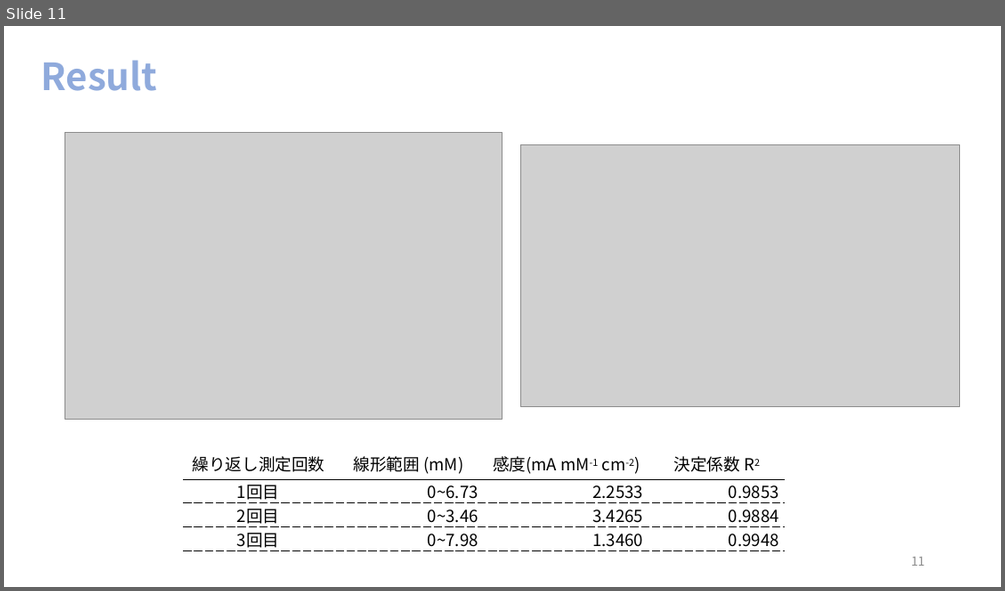
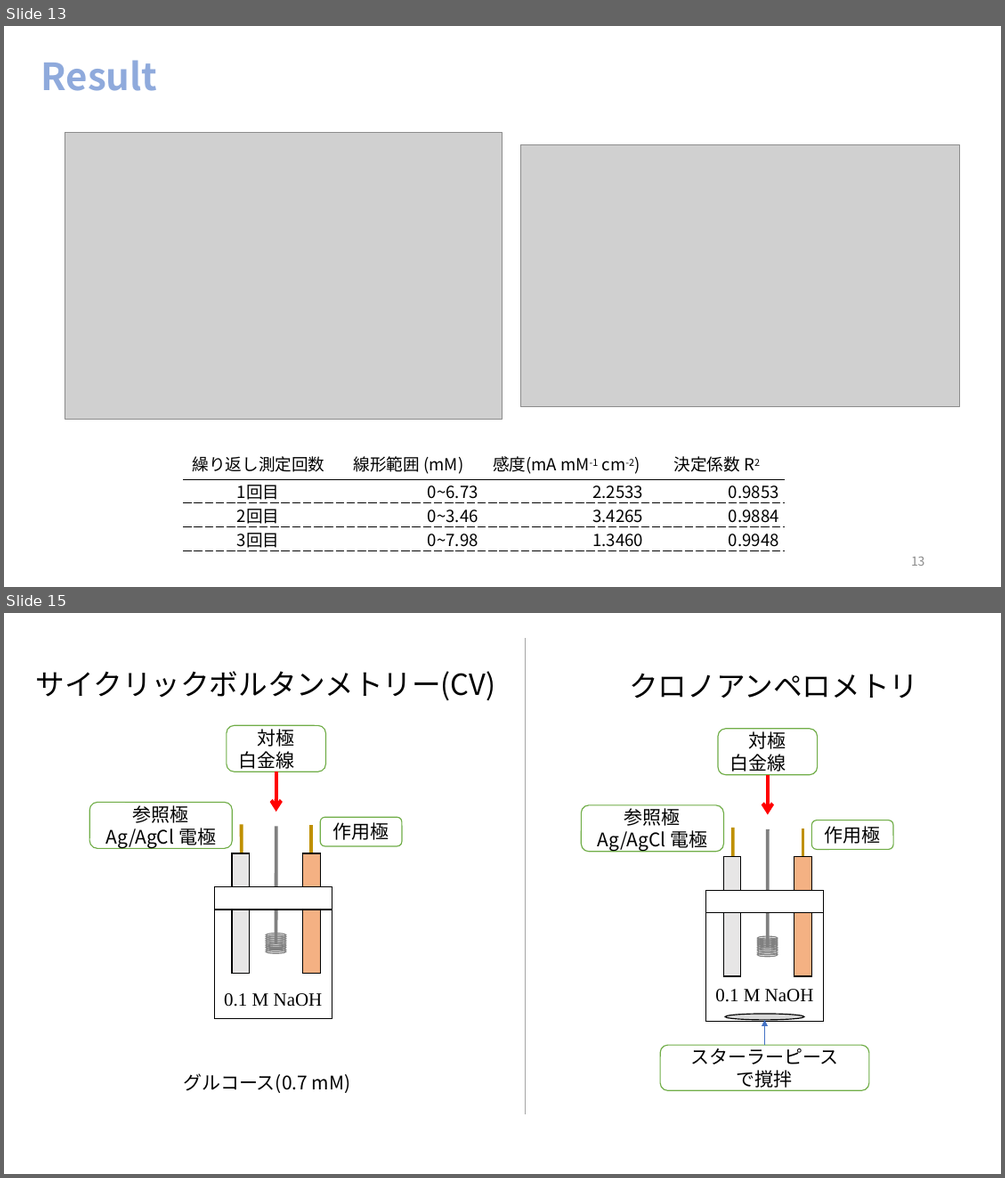
Before and after one commit to akidon0000/graduation-thesis, a slide deck: 発表スライド/卒論スライド 松山晃大.pptx. Shown one above the other, each under a label of ours: slide 11 before the commit, slides 13 and 15 after it; the slides between them are not shown. The pictures are 1005x591 and 1005x1178 pixels, drawn with LibreOffice and Linux fonts; fonts in the diff are those of the drawing; grey boxes stand for pictures. Boxes give left, top, right and bottom in pixels: in the first picture for what was removed or moved away, otherwise in the second. Text is boxed around its words. In the diff, an @@ line names an element or a change of style, - is before the commit and + after.

```diff
--- a/発表スライド/卒論スライド 松山晃大.pptx
+++ b/発表スライド/卒論スライド 松山晃大.pptx
@@ slide 15 added at box(4, 613, 1001, 1174), background #FFFFFF @@
@@ line added from (526, 639) to (526, 1114), #A5A5A5 0.5 pt @@
@@ text added at box(36, 671, 496, 700), 28 pt, text #000000 @@
+サイクリックボルタンメトリー(CV)
@@ text added at box(629, 674, 918, 698), 28 pt, text #000000 @@
+クロノアンペロメトリ
@@ group added at box(90, 725, 402, 1018): 10 ellipses, 4 rectangles, 3 lines, 3 rounded rectangles, 1 arrow, 1 text @@
+参照極
+Ag/AgCl 電極
+対極
+白金線
+作用極
+0.1 M NaOH
@@ group added at box(582, 729, 893, 1091): 11 ellipses, 4 rectangles, 4 rounded rectangles, 3 lines, 2 arrows, 1 text @@
+参照極
+Ag/AgCl 電極
+対極
+白金線
+作用極
+0.1 M NaOH
+スターラーピース
+で撹拌
@@ text added at box(183, 1073, 351, 1093), 18 pt, text #000000 @@
+グルコース(0.7 mM)
@@ what was slide 11 is now slide 13 @@
@@ page number at box(911, 556, 925, 565): text changed @@
-11
+13
```
Also in this commit, not shown: 6 slides changed, 6 other slides added, 8 slides removed, 13 other files.
